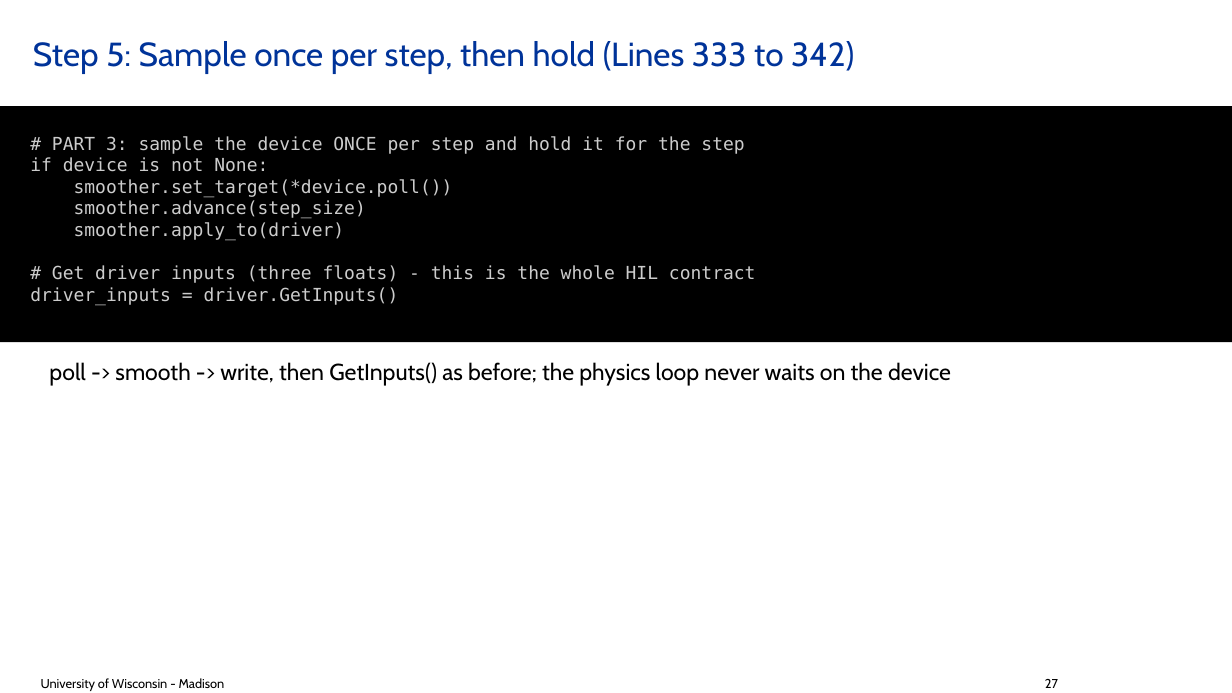
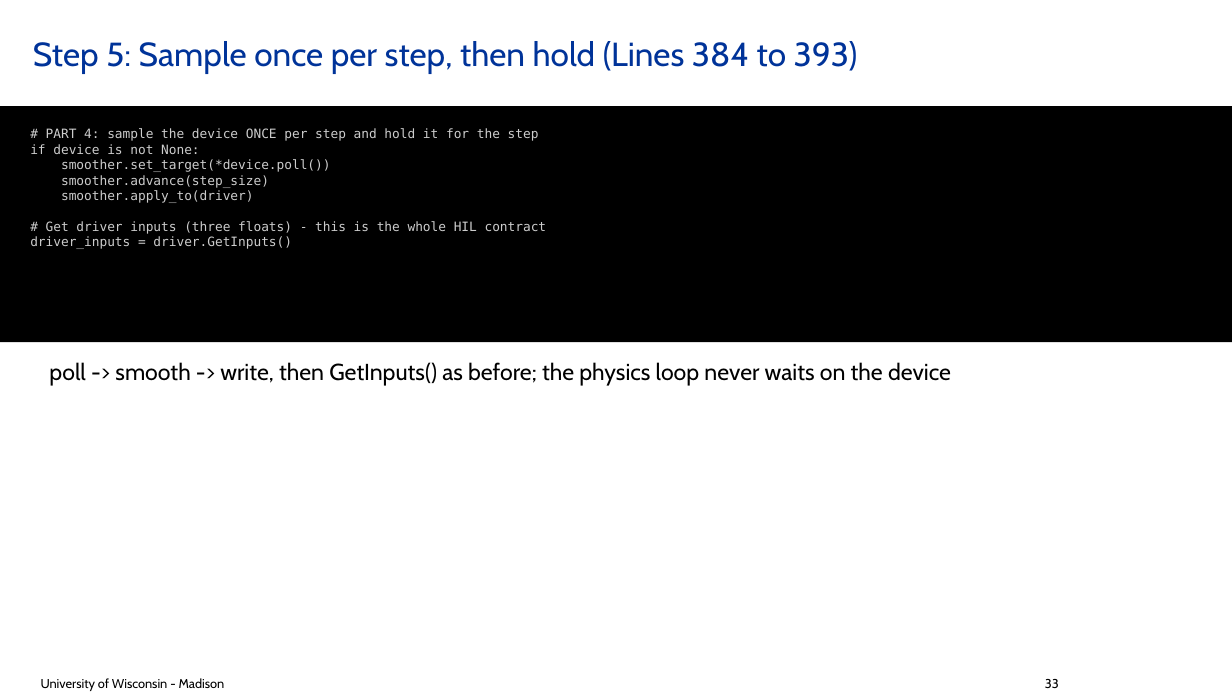
Before and after one commit to ksha23/chrono-hil-tutorial, a slide deck: slide 33 of tutorial_HIL_driver.pptx (slide 27 before the commit). Drawn at 1232x693 pixels with LibreOffice and Linux fonts; fonts in the diff are those of the drawing; background and template pictures are left out. Boxes give left, top, right and bottom in pixels: in the first picture for what was removed or moved away, otherwise in the second. Text is boxed around its words. In the diff, an @@ line names an element or a change of style, - is before the commit and + after.

```diff
--- a/tutorial_HIL_driver.pptx
+++ b/tutorial_HIL_driver.pptx
@@ title at [33,41,858,74]: text changed @@
-Step 5: Sample once per step, then hold (Lines 333 to 342)
+Step 5: Sample once per step, then hold (Lines 384 to 393)
@@ text in rectangle at [30,144,547,249]: size 14 to 10 pt in "if device is not None:", "smoother.set_target(*device.poll())", "smoother.advance(step_size)", "smoother.apply_to(driver)" and 2 more places @@
@@ text in rectangle at [46,128,539,141]: text changed; size 14 to 10 pt @@
-# PART 3: sample the device ONCE per step and hold it for the step
+# PART 4: sample the device ONCE per step and hold it for the step
@@ text at [1045,679,1059,688]: text changed @@
-27
+33
```
Also in this commit, not shown: 23 other slides changed, 5 slides added, 1 slide removed, 3 other files.
